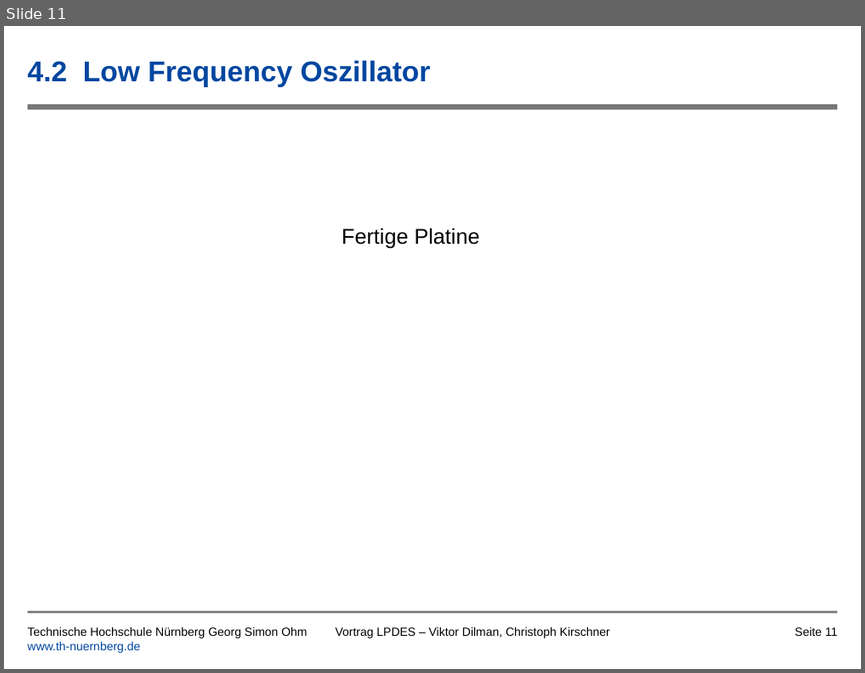
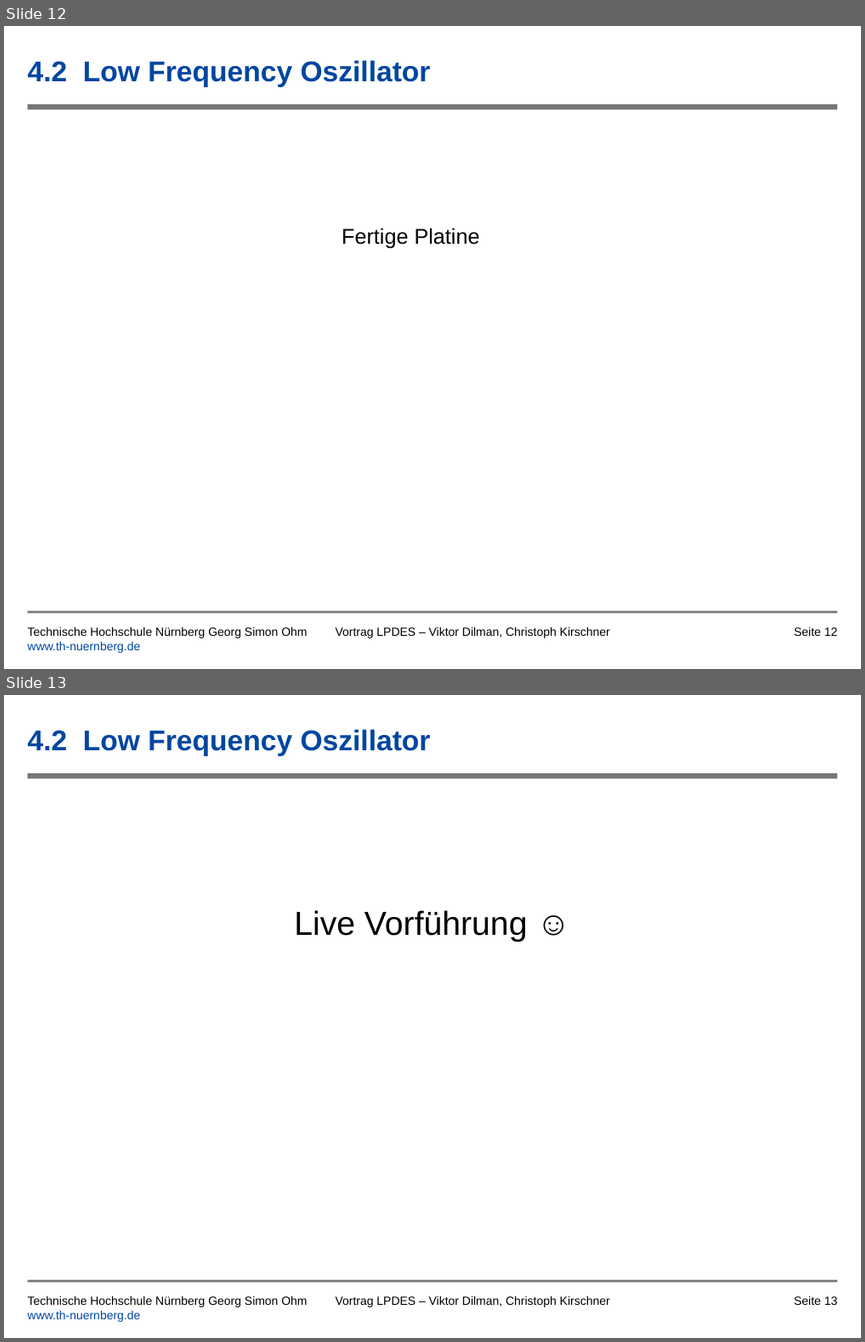
Before and after one commit to tsedlmeier/Synthesizer, a slide deck: Vortrag/Leiterplatte_als_Musikinstrument_Kirschner_Dilman.pptx. Shown one above the other, each under a label of ours: slide 11 before the commit, slides 12 and 13 after it. The pictures are 865x673 and 865x1342 pixels, drawn with LibreOffice and Linux fonts; fonts in the diff are those of the drawing; background and template pictures are left out. Boxes give left, top, right and bottom in pixels: in the first picture for what was removed or moved away, otherwise in the second. Text is boxed around its words. In the diff, an @@ line names an element or a change of style, - is before the commit and + after.

Commit message:
Vortrag überarbeitet

```diff
--- a/Vortrag/Leiterplatte_als_Musikinstrument_Kirschner_Dilman.pptx
+++ b/Vortrag/Leiterplatte_als_Musikinstrument_Kirschner_Dilman.pptx
@@ slide 13 added at bbox=[4, 695, 861, 1338], background #FFFFFF; not listed: 2 template elements that a slide beside it also shows @@
@@ title added at bbox=[28, 729, 431, 756], 24 pt, text #0046A0, bold @@
+4.2 Low Frequency Oszillator
@@ text added at bbox=[294, 910, 528, 941], 28 pt, text #000000 @@
+Live Vorführung ☺
@@ text added at bbox=[28, 1296, 307, 1321], 10 pt, text #000000 @@
+Technische Hochschule Nürnberg Georg Simon Ohm
+www.th-nuernberg.de
@@ text added at bbox=[336, 1296, 610, 1307], 10 pt, text #000000 @@
+Vortrag LPDES – Viktor Dilman, Christoph Kirschner
@@ page number added at bbox=[794, 1296, 838, 1304], 10 pt, text #000000 @@
+Seite 13
@@ what was slide 11 is now slide 12 @@
@@ page number at bbox=[794, 627, 838, 635]: text changed @@
-Seite 11
+Seite 12
```
Also in this commit, not shown: 6 slides changed, 1 other slide added, 1 other file.
